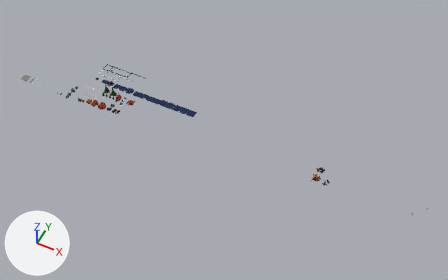
The glTF model dist/data/models.glb, before and after one commit.
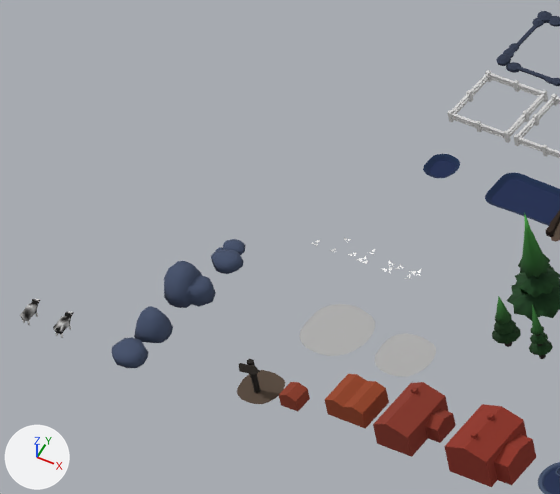
The first picture shows the older version from a 50 mm camera at (178.7, -167.5, 221.2) aimed at (89.2, 11.6, -2.7). The close-ups show the older and then the newer version on the part from 12% to 24% of the width and 22% to 39% of the height of that picture. Only the edits that show in the close-ups are written down. The axes (+X, +Y, +Z) are drawn at lower left. The lights are the same throughout. Vertices at exactly the same position are counted once.

The first close-up shows 'building', 'cow.001', 'cow.002', 'fence_0', 'ground_l', 'ground_s', 'house_Big', 'house_L', 'road_stone', 'stone.001', 'stone.002', 'tree_big.001', 'water_0', 'water_End' and 14 more.
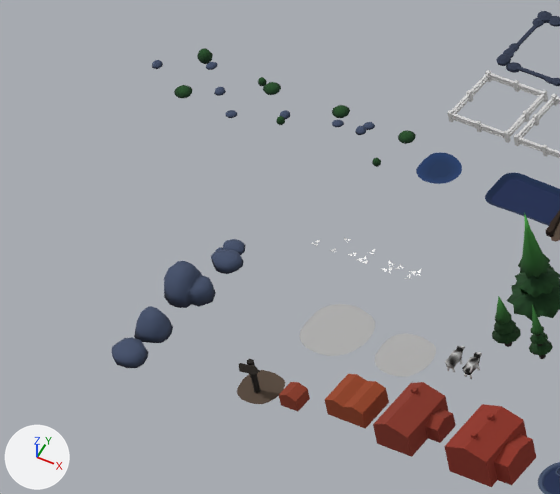
What differs and where, as boxes [x1, y1, x2, y2] in the close-ups (560 x 494 px):
'water_0', reshaped (24% wider, 32% taller): before [423, 154, 460, 178]; after [416, 152, 462, 184]
'cow.001', moved: before [53, 311, 74, 338]; after [462, 352, 482, 379]
'cow.002', moved: before [20, 299, 41, 325]; after [445, 346, 465, 372]
'pond_decor.004', added: after [152, 48, 218, 98]
'pond_decor.001', added: after [355, 122, 416, 167]
'pond_decor.002', added: after [214, 77, 281, 118]
'pond_decor.003', added: after [276, 105, 350, 127]

The change, as a list of edits to the scene's bpy script:
```text
Change me_water_center:
    used by ob_water_0; location = (12.0, 18.0, 0.0)
    remove me_water_center.from_pydata(...)  # 50 vertices, 73 faces; spans x -0.85..0.88, y -0.9..0.89, z 0.0..0.2
    add me_water_center.from_pydata(...)  # 50 vertices, 73 faces; spans x -1.23..1.04, y -1.15..1.08, z -0.1..0.0
    me_water_center part 1: 50 of 50 vertices moved; they spanned x -0.85..0.88, y -0.9..0.89, z 0.0..0.2 and now span x -1.23..1.04, y -1.15..1.08, z -0.1..0.0; mean shift (-0.09, -0.01, -0.15)
Add me_water_center_027:
    me_water_center_027.from_pydata(...)  # 164 vertices, 312 faces; spans x -1.78..1.5, y -1.64..1.88, z -0.16..0.59
    me_water_center_027.materials.append(mat_material)  # picture img_palette
Add me_water_center_026:
    me_water_center_026.from_pydata(...)  # 164 vertices, 312 faces; spans x -1.71..1.62, y -1.02..1.62, z -0.04..0.4
    me_water_center_026.materials.append(mat_material)  # picture img_palette
Add me_water_center_025:
    me_water_center_025.from_pydata(...)  # 164 vertices, 312 faces; spans x -1.71..1.39, y -1.65..1.49, z -0.04..0.4
    me_water_center_025.materials.append(mat_material)  # picture img_palette
Add me_water_center_024:
    me_water_center_024.from_pydata(...)  # 164 vertices, 312 faces; spans x -1.6..1.58, y -1.41..1.51, z -0.04..0.4
    me_water_center_024.materials.append(mat_material)  # picture img_palette
Change ob_cow_001:
    ob_cow_001.location: (2.0, 0.0, 0.0) -> (23.0, 5.0, 2.0)
Change ob_cow_002:
    ob_cow_002.location: (0.0, 0.0, 0.0) -> (22.0, 5.0, 2.0)
Add ob_pond_decor_004:
    ob_pond_decor_004 = bpy.data.objects.new('pond_decor.004', me_water_center_027)
    ob_pond_decor_004.location = (-4.0, 18.0, 0.0)
Add ob_pond_decor_003:
    ob_pond_decor_003 = bpy.data.objects.new('pond_decor.003', me_water_center_026)
    ob_pond_decor_003.location = (4.0, 18.0, 0.0)
Add ob_pond_decor_002:
    ob_pond_decor_002 = bpy.data.objects.new('pond_decor.002', me_water_center_025)
    ob_pond_decor_002.location = (0.0, 18.0, 0.0)
Add ob_pond_decor_001:
    ob_pond_decor_001 = bpy.data.objects.new('pond_decor.001', me_water_center_024)
    ob_pond_decor_001.location = (8.0, 18.0, 0.0)
```
